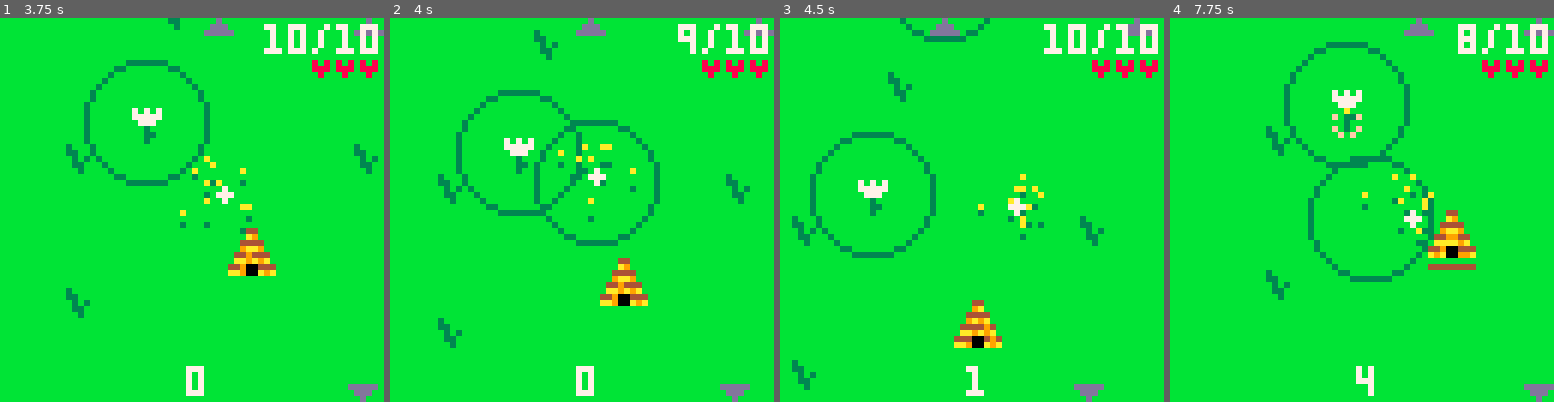
Above: before the commit, frames 1-4 (left to right).
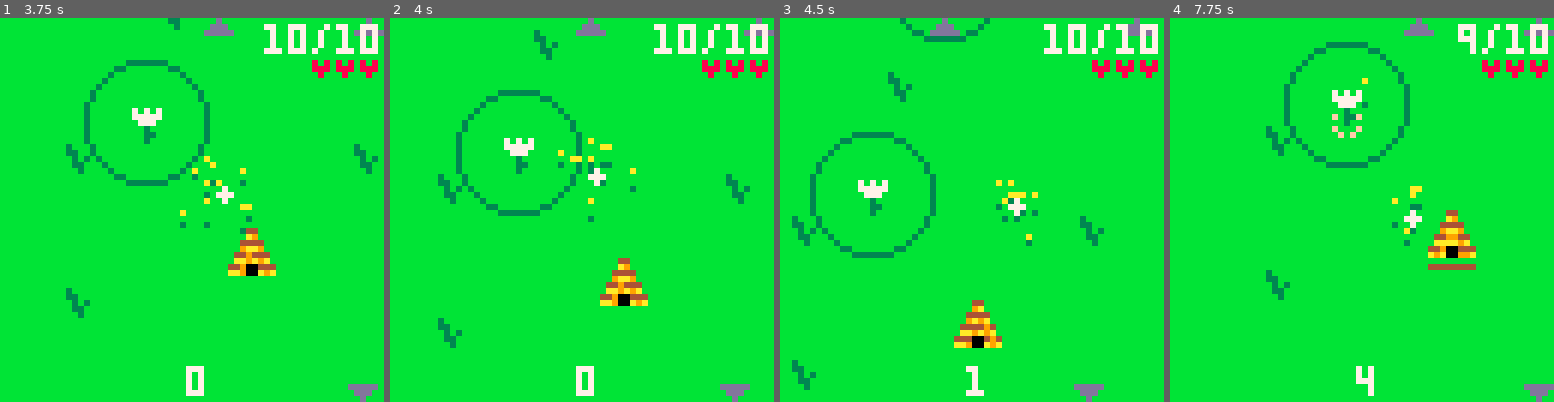
Above: after the commit, the same moments.

Repository: greysonp/swarm
Game: PICO-8 cartridge bees.p8
The game is run twice, just before and just after one commit, with the same random seed, the same clock (stepped at 60 frames per second) and the same inputs.
Inputs:
- Up to frame 1 (3.75 s): tap O (Z key) at 0.33, 0.7, 1.43, 2.22, 3.1 s; tap X (X key) at 1.07, 2.07, 2.4, 2.73, 3.07, 3.4, 3.73 s; hold Left 1.97-2.37 s; hold Down 2.42-2.82 s; hold Right 2.87-3.53 s; hold Up from 3.58 s (still down)
- Up to frame 2 (4 s): keep holding Up; tap O (Z key) at 3.98 s
- Up to frame 3 (4.5 s): tap X (X key) at 4.07, 4.4 s; release Up at 4.08 s; hold Right from 4.13 s (still down)
- Up to frame 4 (7.75 s): release Right at 4.53 s; hold Down 4.58-5.08 s; tap X (X key) every 0.33 s from 4.73 to 7.73 s; tap O (Z key) every 0.88 s from 4.87 to 7.52 s; hold Left 5.13-5.8 s; hold Up 5.85-6.18 s; hold Left 6.23-6.63 s; hold Down 6.68-7.08 s; hold Right from 7.13 s (still down)

Frame 1 is identical in both runs. In frame 2, 1.8% of the frame differs, in the area x 37-79%, y 1-60%; in frame 3, 0.7%; in frame 4, 2.0%, in the area x 35-79%, y 6-69%.

Commit message:
Remove the ability to place arbitrary anchors.

Diff:
--- a/bees.p8
+++ b/bees.p8
@@ -281,20 +281,6 @@
   add(stage, flower)
 end
 
-function placeanchor(x, y)
-  local closest = findclosest(anchors, x, y, function(obj, dist)
-    return dist <= obj.radius
-  end)
-  if closest == nil then
-    closest = newanchor(x, y)
-    add(anchors, closest)
-    add(stage, closest)
-    sfx(1)
-  end
-
-  return closest
-end
-
 function removeanchor(x, y)
   local closest = findclosest(anchors, x, y, function(obj, dist)
     return dist <= obj.radius
@@ -424,10 +410,16 @@
     -- add anchor
     if btnp(4) then
       if count(self.bees) > 0 then
-        local anchor = placeanchor(self.pos.x, self.pos.y)
-        local bee = findclosest(self.bees, self.pos.x, self.pos.y, function(obj, dist) return true end)
-        bee:setanchor(anchor)
-        if count(anchor.bees) > 1 or not anchor.removable then sfx(2) end
+        local anchor = findclosest(anchors, self.pos.x, self.pos.y, function(obj, dist)
+          return dist < obj.radius
+        end)
+        if anchor != nil then
+          local bee = findclosest(self.bees, self.pos.x, self.pos.y, function(obj, dist) return true end)
+          bee:setanchor(anchor)
+          if count(anchor.bees) > 1 or not anchor.removable then sfx(2) end
+        else
+          sfx(0)
+        end
       else
         sfx(0)
       end
@@ -782,7 +774,7 @@
     -- try to attack a bee first (optimization: only examine bees at the closest anchor)
     add(anchors, cursor)
     local anchor = findclosest(anchors, self.pos.x, self.pos.y, function(obj, dist)
-      return dist < obj.radius
+      return dist <= obj.radius
     end)
     if anchor != nil and count(anchor.bees) > 0 then
       attacked = self:attack(anchor.bees)
